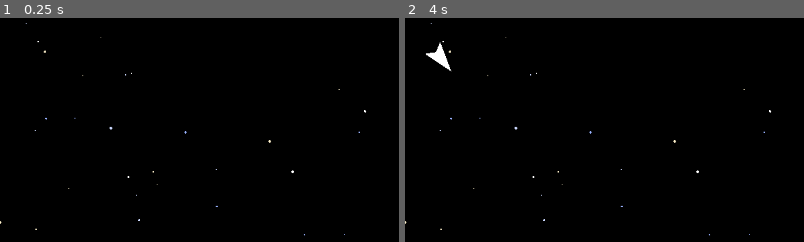
Above: before the commit, frames 1-2 (left to right).
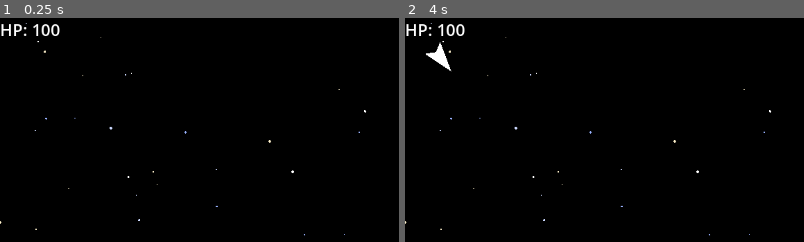
Above: after the commit, the same moments.

Repository: rybond/SpaceCombatPrototype
Game: Godot game, scene res://scenes/arena.tscn
Same seed, same stepped clock (60 frames per second), same inputs: the game is played once before the commit and once after it. Sound files missing from this copy of the repository are replaced by a short silence.
Inputs:
- Up to frame 1 (0.25 s): no input
- Up to frame 2 (4 s): hold Right (ui_right) 0.53-1.28 s; tap Space (fire) every 0.75 s from 0.6 to 3.6 s; hold Left (ui_left) 1.28-2.03 s; hold Right (ui_right) 2.03-2.78 s; hold Up (ui_up) 2.78-3.53 s; hold Left (ui_left) from 3.53 s (still down)
The pictures show only the part of the screen within x 0-50%, y 0-50%; the shares and areas given below are measured in that part.

The runs differ from the first frame. In frame 1, 0.4% of the frame differs, in the area x 0-16%, y 2-9%; in frame 2, 0.4%.

Commit message:
First attempt at ship HP and damage, asteroid collision, refactor pending.

Diff:
--- a/asteroids/asteroid_jumbo.gd
+++ b/asteroids/asteroid_jumbo.gd
@@ -1,7 +1,7 @@
 extends AsteroidBase
 
 func _ready():
-	max_health = 4
+	max_health = 20
 	min_speed = 40.0  # Tune higher (60-100) if still "slow"
 	max_speed = 80.0
 	min_spin = 0.2
--- a/asteroids/asteroid_jumbo.tscn
+++ b/asteroids/asteroid_jumbo.tscn
@@ -4,7 +4,7 @@
 [ext_resource type="PackedScene" uid="uid://cu6crjy8lfq5m" path="res://asteroids/asteroid_large.tscn" id="2_uv52p"]
 [ext_resource type="AudioStream" uid="uid://ciusivjyx8bly" path="res://audio/asteroid_jumbo_destroyed.wav" id="3_wy8vc"]
 
-[node name="asteroid_jumbo" type="RigidBody2D"]
+[node name="asteroid_jumbo" type="RigidBody2D" groups=["asteroids"]]
 gravity_scale = 0.0
 linear_damp_mode = 1
 angular_damp_mode = 1
--- a/asteroids/asteroid_large.gd
+++ b/asteroids/asteroid_large.gd
@@ -1,7 +1,7 @@
 extends AsteroidBase
 
 func _ready():
-	max_health = 3
+	max_health = 10
 	min_speed = 70.0
 	max_speed = 130.0
 	min_spin = 0.4
--- a/asteroids/asteroid_large.tscn
+++ b/asteroids/asteroid_large.tscn
@@ -21,5 +21,5 @@
 scale = Vector2(2, 2)
 polygon = PackedVector2Array(22, 9, 14, 5, 15, -11, 10, -31, 1, -41, -8, -39, -14, -26, -11, 3, -18, 16, -13, 28, -13, 42, -1, 39, 17, 12)
 
-[node name="ExplosionSound" type="AudioStreamPlayer2D" parent="."]
+[node name="ExplosionSound" type="AudioStreamPlayer2D" parent="." groups=["asteroids"]]
 stream = ExtResource("3_p0n5j")
--- a/asteroids/asteroid_medium.gd
+++ b/asteroids/asteroid_medium.gd
@@ -1,7 +1,7 @@
 extends AsteroidBase
 
 func _ready():
-	max_health = 2
+	max_health = 5
 	min_speed = 100.0
 	max_speed = 180.0
 	min_spin = 0.6
--- a/asteroids/asteroid_medium.tscn
+++ b/asteroids/asteroid_medium.tscn
@@ -20,5 +20,5 @@
 scale = Vector2(0.5, 0.5)
 polygon = PackedVector2Array(27, -132, 70, -99, 66, -85, 73, -67, 56, -52, 79, -11, 57, 5, 41, 47, -33, 43, -10, -94)
 
-[node name="ExplosionSound" type="AudioStreamPlayer2D" parent="."]
+[node name="ExplosionSound" type="AudioStreamPlayer2D" parent="." groups=["asteroids"]]
 stream = ExtResource("3_ojosq")
--- a/asteroids/asteroid_small.tscn
+++ b/asteroids/asteroid_small.tscn
@@ -17,5 +17,5 @@
 scale = Vector2(0.5, 0.5)
 polygon = PackedVector2Array(7, -53, 18, -27, 10, -2, 13, 15, -24, 16, -12, -27)
 
-[node name="ExplosionSound" type="AudioStreamPlayer2D" parent="."]
+[node name="ExplosionSound" type="AudioStreamPlayer2D" parent="." groups=["asteroids"]]
 stream = ExtResource("2_cs3ej")
--- a/scenes/arena.tscn
+++ b/scenes/arena.tscn
@@ -1,8 +1,11 @@
-[gd_scene load_steps=4 format=3 uid="uid://khxciokpnn4i"]
+[gd_scene load_steps=5 format=3 uid="uid://khxciokpnn4i"]
 
 [ext_resource type="PackedScene" uid="uid://tuarrcu60k8f" path="res://scenes/ships/ship.tscn" id="1_1ars5"]
 [ext_resource type="Script" path="res://scenes/arena.gd" id="1_muc4d"]
 [ext_resource type="PackedScene" uid="uid://dohd8ju5jy6yr" path="res://asteroids/asteroid_jumbo.tscn" id="2_cmn23"]
+
+[sub_resource type="LabelSettings" id="LabelSettings_cgh0w"]
+font_size = 24
 
 [node name="Arena" type="Node2D"]
 script = ExtResource("1_muc4d")
@@ -10,3 +13,9 @@
 
 [node name="PlayerShip" parent="." instance=ExtResource("1_1ars5")]
 position = Vector2(300, 400)
+
+[node name="HealthLabel" type="Label" parent="."]
+offset_right = 40.0
+offset_bottom = 23.0
+text = "HP:100"
+label_settings = SubResource("LabelSettings_cgh0w")
--- a/scenes/ships/ship.gd
+++ b/scenes/ships/ship.gd
@@ -6,10 +6,13 @@
 @export var drag: float = 1
 @export var projectile_scene: PackedScene
 @export var fire_cooldown: float = .15
+@export var max_health: int = 100
+var current_health: int
 
 var can_fire := true
 
 func _ready():
+	current_health = max_health
 	$FireCooldownTimer.wait_time = fire_cooldown
 	$FireCooldownTimer.timeout.connect(_on_fire_cooldown_timeout)
 
@@ -19,6 +22,19 @@
 	move_and_slide()
 	handle_screen_wrap()
 	$Thruster.emitting = Input.is_action_pressed("ui_up")
+	# Asteroid collision damage (proportional to impact speed)
+	for i in get_slide_collision_count():
+		var collision = get_slide_collision(i)
+		var body = collision.get_collider()
+		if body and body.is_in_group("asteroids"):
+			var relative_velocity = velocity - body.linear_velocity  # FIXED for RigidBody2D
+			var impact_speed = relative_velocity.length()
+			var damage = int(impact_speed / 10)
+			damage = clamp(damage, 5, 50)
+			current_health -= damage
+			current_health = max(current_health, 0)
+			print("→ DAMAGE! ", damage, " HP left: ", current_health)
+			break  # only one hit per frame
 
 
 func apply_thrust(delta):
@@ -64,3 +80,8 @@
 		position.y = 0
 	elif position.y < 0:
 		position.y = screen_size.y
+
+func _process(delta):
+	var health_label = get_tree().root.get_node("Arena/HealthLabel")
+	if health_label:
+		health_label.text = "HP: " + str(current_health)
